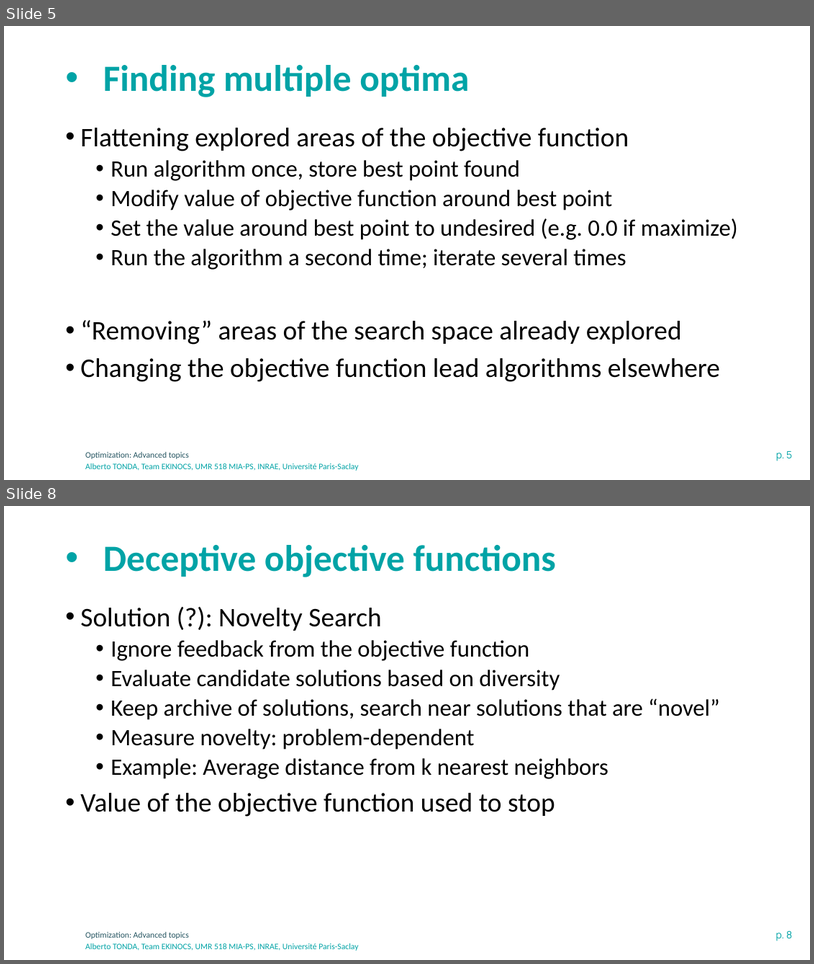
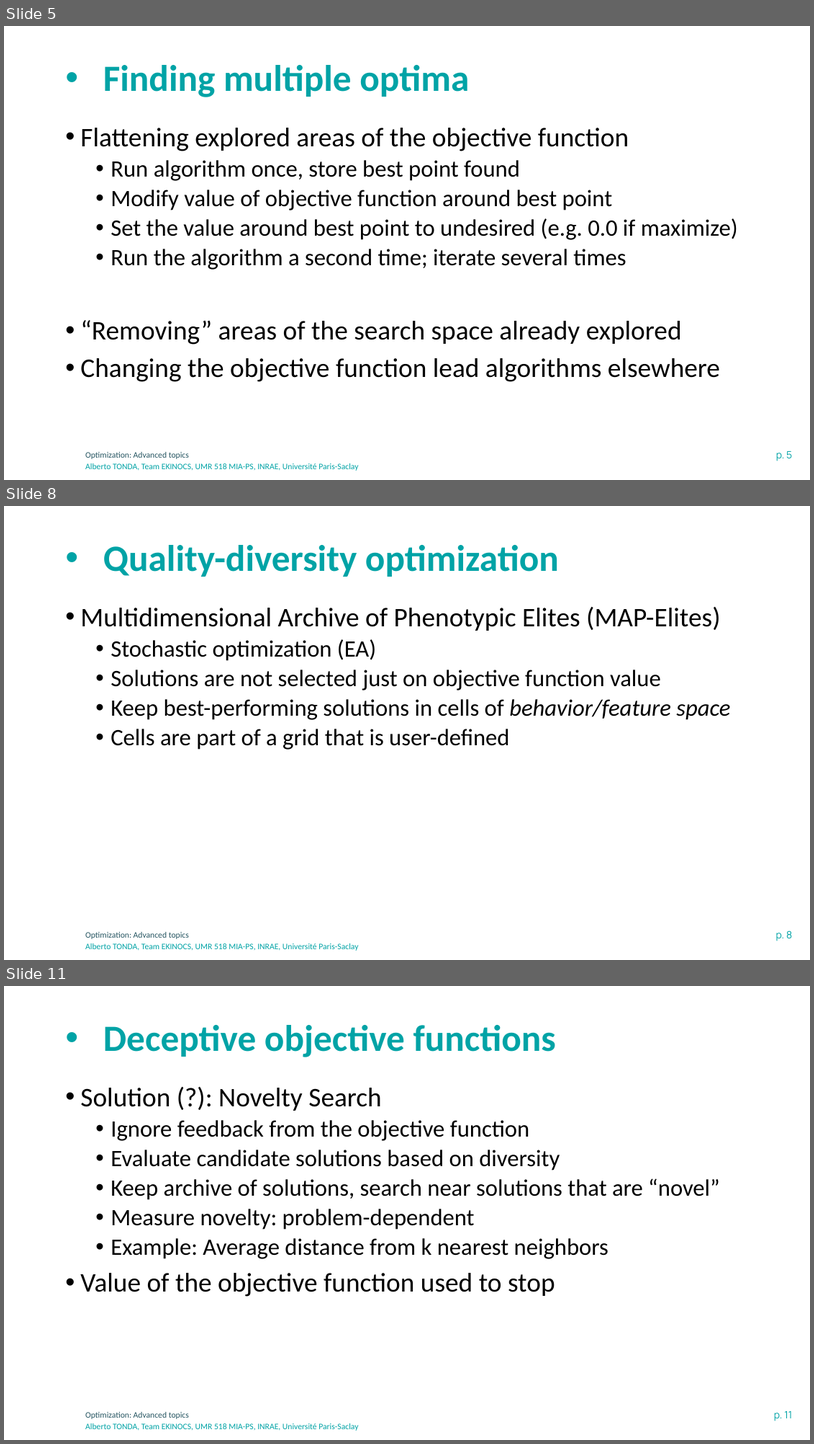
Before and after one commit to albertotonda/teaching, a slide deck: optimization-methods-for-artificial-intelligence/optimization-advanced.pptx. Shown one above the other, each under a label of ours: slides 5 and 8 before the commit, slides 5, 8 and 11 after it; the slides between them are not shown. The pictures are 814x964 and 814x1444 pixels, drawn with LibreOffice and Linux fonts; fonts in the diff are those of the drawing; background and template pictures are left out. Boxes give left, top, right and bottom in pixels: in the first picture for what was removed or moved away, otherwise in the second. Text is boxed around its words. In the diff, an @@ line names an element or a change of style, - is before the commit and + after.

```diff
--- a/optimization-methods-for-artificial-intelligence/optimization-advanced.pptx
+++ b/optimization-methods-for-artificial-intelligence/optimization-advanced.pptx
@@ slide 8 added at <box>4,506,810,960</box>, background #FFFFFF; not listed: 3 template elements that a slide beside it also shows @@
@@ title added at <box>103,545,559,577</box>, 44 pt, text #00A3A6, bold @@
+• Quality-diversity optimization
@@ text added at <box>80,607,730,749</box>, 28 pt, text #000000 @@
+• Multidimensional Archive of Phenotypic Elites (MAP-Elites)
+  • Stochastic optimization (EA)
+  • Solutions are not selected just on objective function value
+  • Keep best-performing solutions in cells of behavior/feature space
+  • Cells are part of a grid that is user-defined
@@ what was slide 8 is now slide 11 @@
@@ page number at <box>774,1411,792,1421</box>: text changed @@
-p. 8
+p. 11
```
Also in this commit, not shown: 3 slides changed, 2 other slides added, 14 other files.
